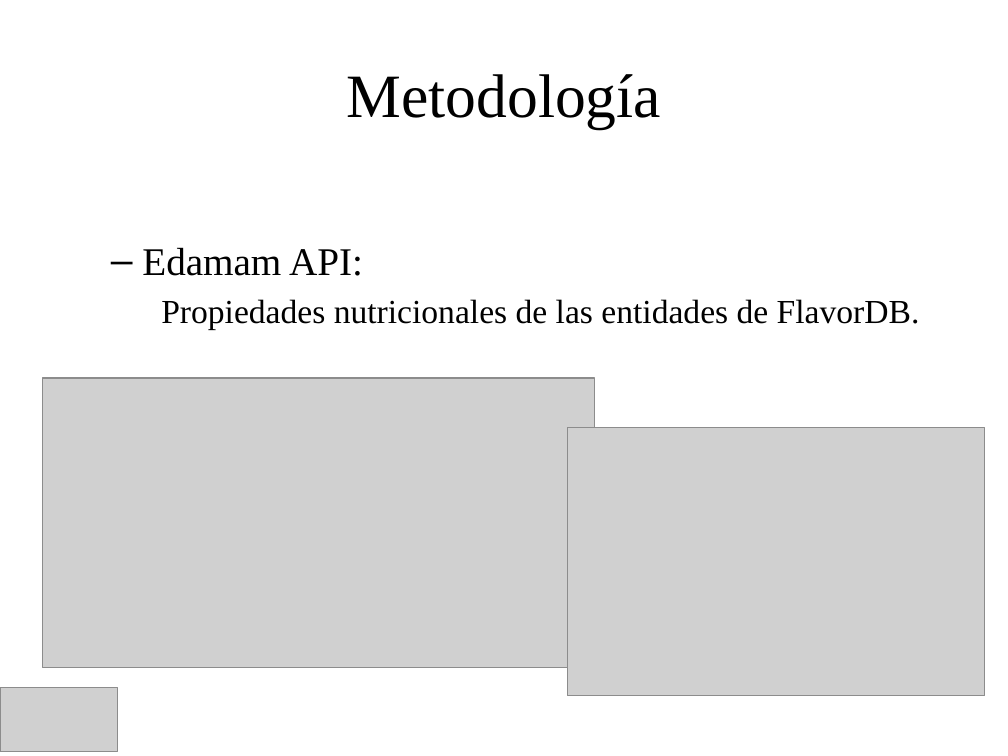
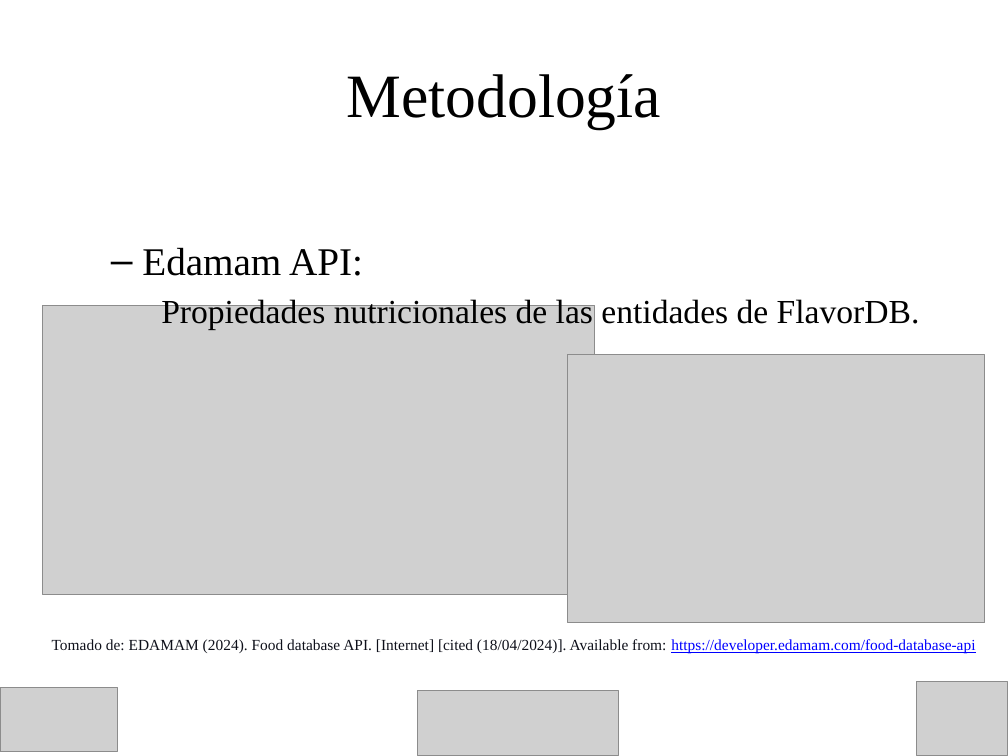
Before and after one commit to KalebAvila/ingenieria_en_alimentos, a slide deck: slide 8 of ai_in_food/references/comia/Generacion_de_Sustitutos_Alimentarios_Mediante_IA_Presentation.pptx. Drawn at 1008x756 pixels with LibreOffice and Linux fonts; fonts in the diff are those of the drawing; grey boxes stand for pictures. Boxes give left, top, right and bottom in pixels: in the first picture for what was removed or moved away, otherwise in the second. Text is boxed around its words. In the diff, an @@ line names an element or a change of style, - is before the commit and + after.

```diff
--- a/ai_in_food/references/comia/Generacion_de_Sustitutos_Alimentarios_Mediante_IA_Presentation.pptx
+++ b/ai_in_food/references/comia/Generacion_de_Sustitutos_Alimentarios_Mediante_IA_Presentation.pptx
@@ picture: place and size @@
-picture at bbox=[42, 378, 595, 667]
+picture at bbox=[42, 305, 595, 595]
@@ picture: place and size @@
-picture at bbox=[568, 427, 985, 696]
+picture at bbox=[568, 355, 985, 623]
@@ text added at bbox=[52, 639, 975, 654], 11 pt, text #0E101A @@
+Tomado de: EDAMAM (2024). Food database API. [Internet] [cited (18/04/2024)]. Available from: https://developer.edamam.com/food-database-api
@@ picture added at bbox=[917, 681, 1008, 756] @@
@@ picture added at bbox=[417, 690, 618, 756] @@
```
Also in this commit, not shown: 18 other slides changed, 7 slides added, 2 slides removed, 16 other files.
